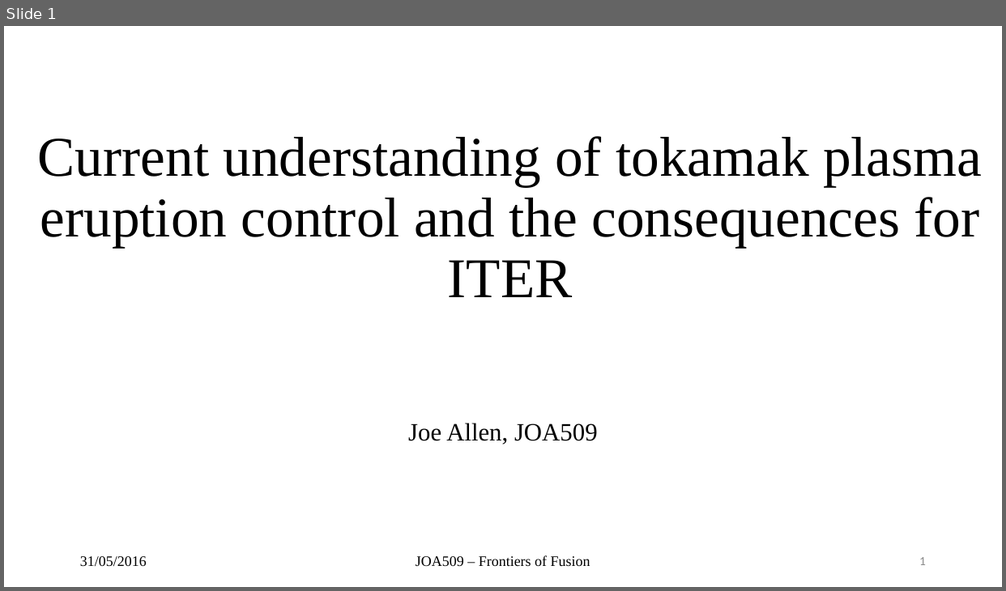
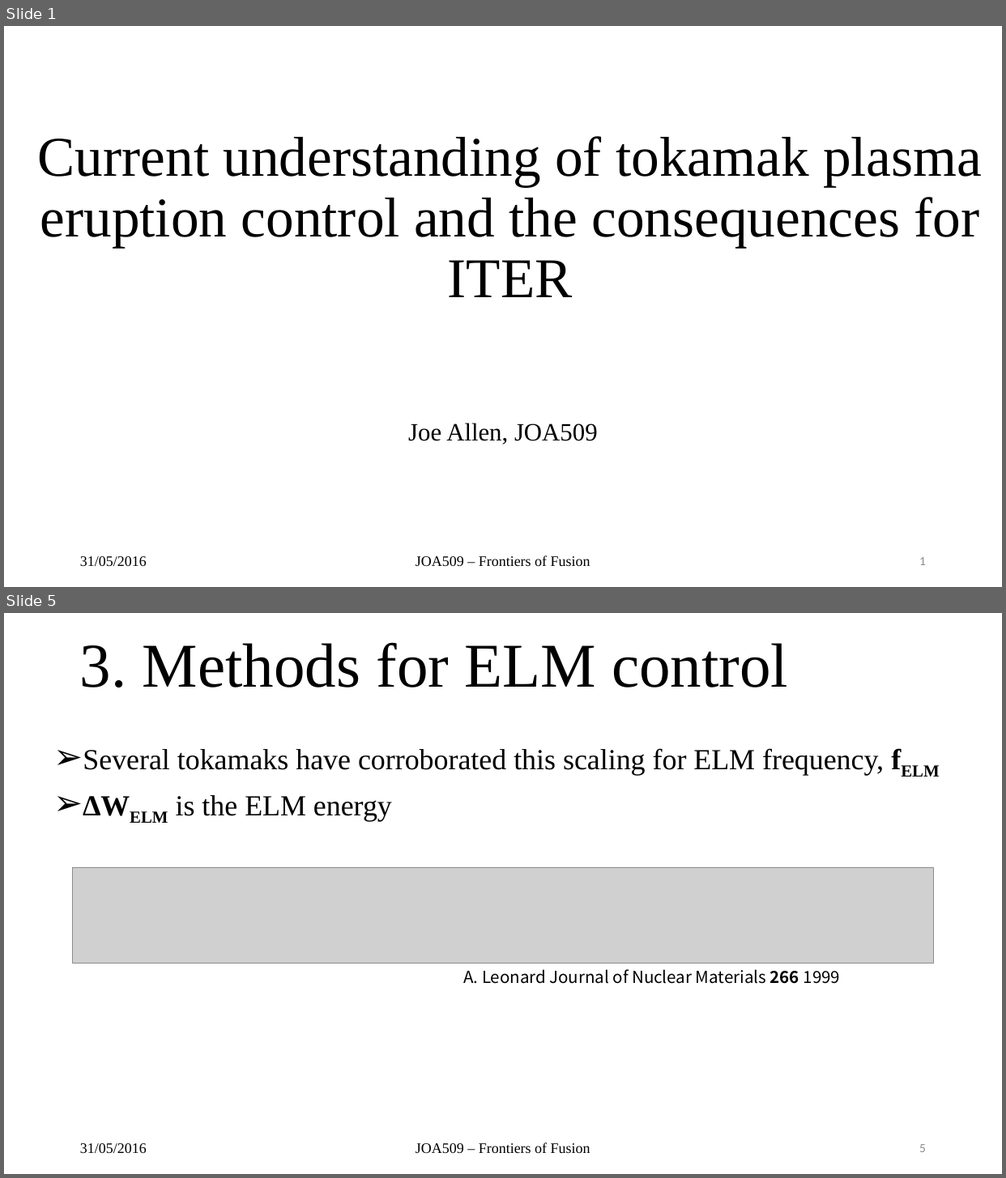
Before and after one commit to airdas/FFessay, a slide deck: Presentation/elmz.pptx. Shown one above the other, each under a label of ours: slide 1 before the commit, slides 1 and 5 after it; the slides between them are not shown. The pictures are 1006x591 and 1006x1178 pixels, drawn with LibreOffice and Linux fonts; fonts in the diff are those of the drawing; grey boxes stand for pictures; background and template pictures are left out. Boxes give left, top, right and bottom in pixels: in the first picture for what was removed or moved away, otherwise in the second. Text is boxed around its words. In the diff, an @@ line names an element or a change of style, - is before the commit and + after.

Commit message:
done bg slide, on to methods for control

```diff
--- a/Presentation/elmz.pptx
+++ b/Presentation/elmz.pptx
@@ slide 5 added at [4,613,1002,1174], background picture (left out) @@
@@ title added at [80,642,788,688], 60 pt, text #000000 @@
+3. Methods for ELM control
@@ text added at [83,748,884,822], 28 pt, text #000000 @@
+➢ Several tokamaks have corroborated this scaling for ELM frequency, fELM
+➢ ∆WELM is the ELM energy
@@ picture added at [73,867,934,964] @@
@@ text added at [463,969,840,984], 16 pt, text #000000 @@
+A. Leonard Journal of Nuclear Materials 266 1999
@@ text added at [80,1144,147,1153], 14 pt, text #000000 @@
+31/05/2016
@@ text added at [415,1143,590,1153], 14 pt, text #000000 @@
+JOA509 – Frontiers of Fusion
@@ page number added at [919,1144,926,1152], 12 pt, text #8C8C8C @@
+5
```
Also in this commit, not shown: 2 slides changed, 1 other slide added, 6 other files.
